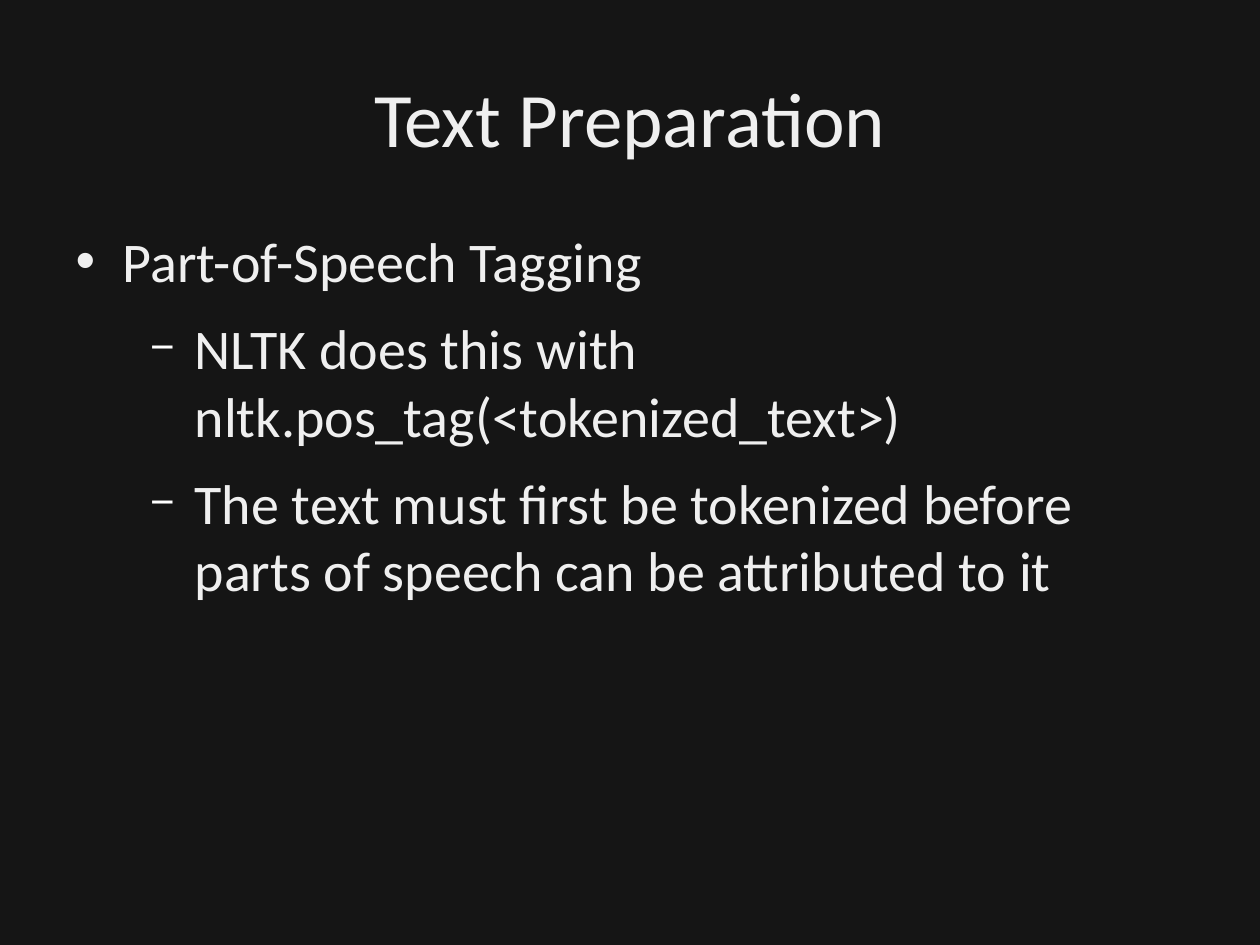
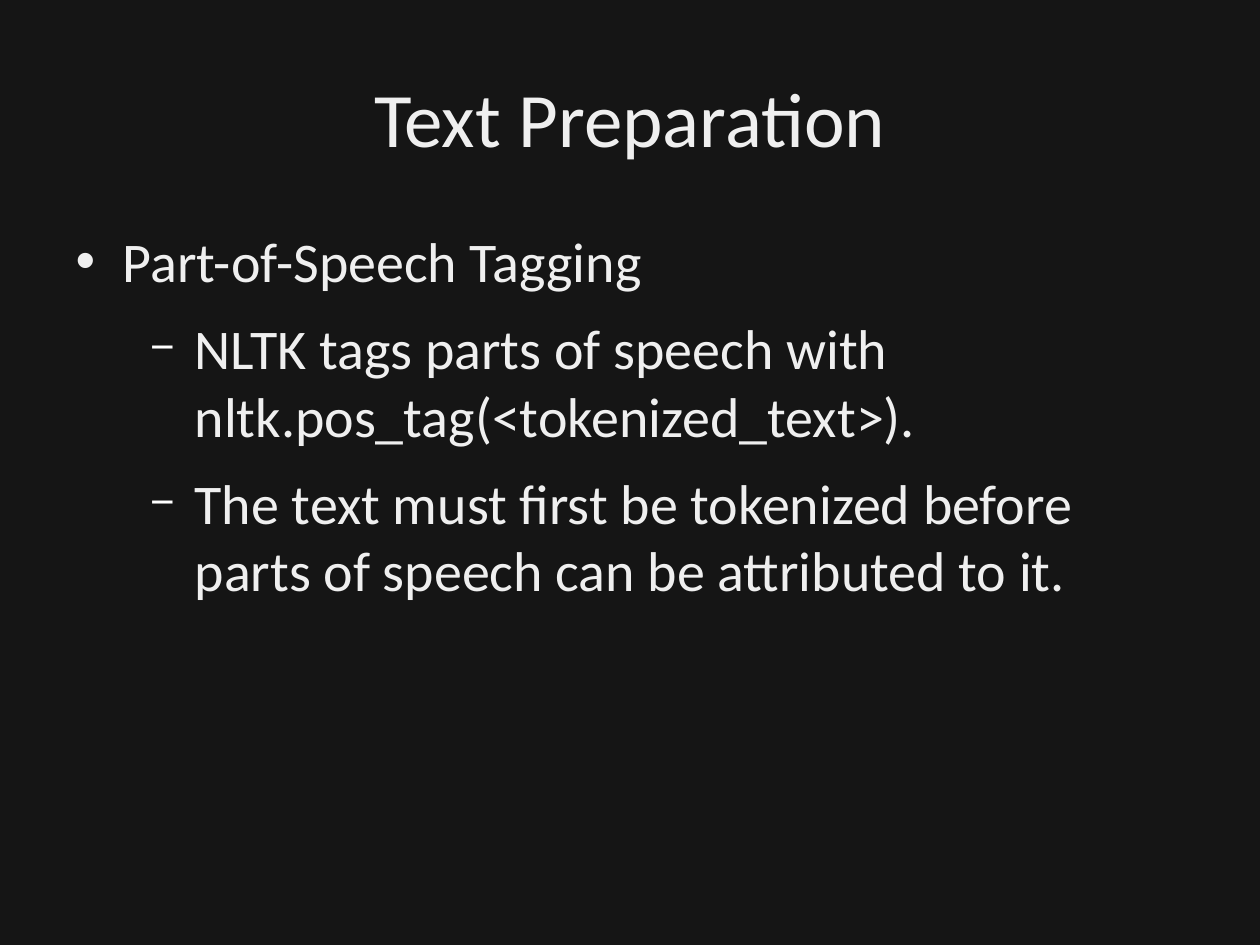
Before and after one commit to dbowmans46/PracticalProgramming, a slide deck: slide 32 of Session 7 - Python/Instructional Material/Session 7 - Python Brief Intro to NLP.odp (slide 29 before the commit). Drawn at 1260x945 pixels with LibreOffice and Linux fonts; fonts in the diff are those of the drawing; background and template pictures are left out; a plain dark background stands for a picture behind light text. Boxes give left, top, right and bottom in pixels: in the first picture for what was removed or moved away, otherwise in the second. Text is boxed around its words. In the diff, an @@ line names an element or a change of style, - is before the commit and + after.

Commit message:
Added details to stemmer slides and part-of-speech slides.  Clarified class exercise slide for tokenization.  Moved separated stemming slide back with the rest of the stemming section.

```diff
--- a/Session 7 - Python/Instructional Material/Session 7 - Python Brief Intro to NLP.odp
+++ b/Session 7 - Python/Instructional Material/Session 7 - Python Brief Intro to NLP.odp
@@ text at [195, 330, 1072, 600]: text changed @@
-  − NLTK does this with nltk.pos_tag(<tokenized_text>)
-  − The text must first be tokenized before parts of speech can be attributed to it
+  − NLTK tags parts of speech with nltk.pos_tag(<tokenized_text>).
+  − The text must first be tokenized before parts of speech can be attributed to it.
```
Also in this commit, not shown: 7 other slides changed, 6 slides added.
